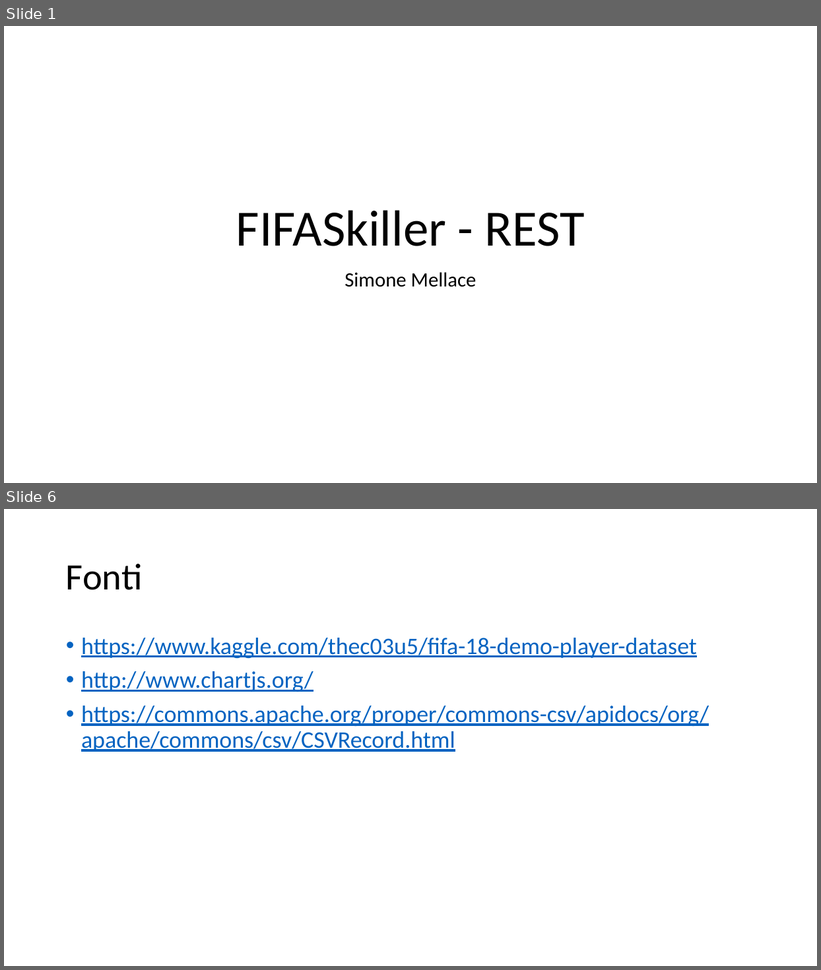
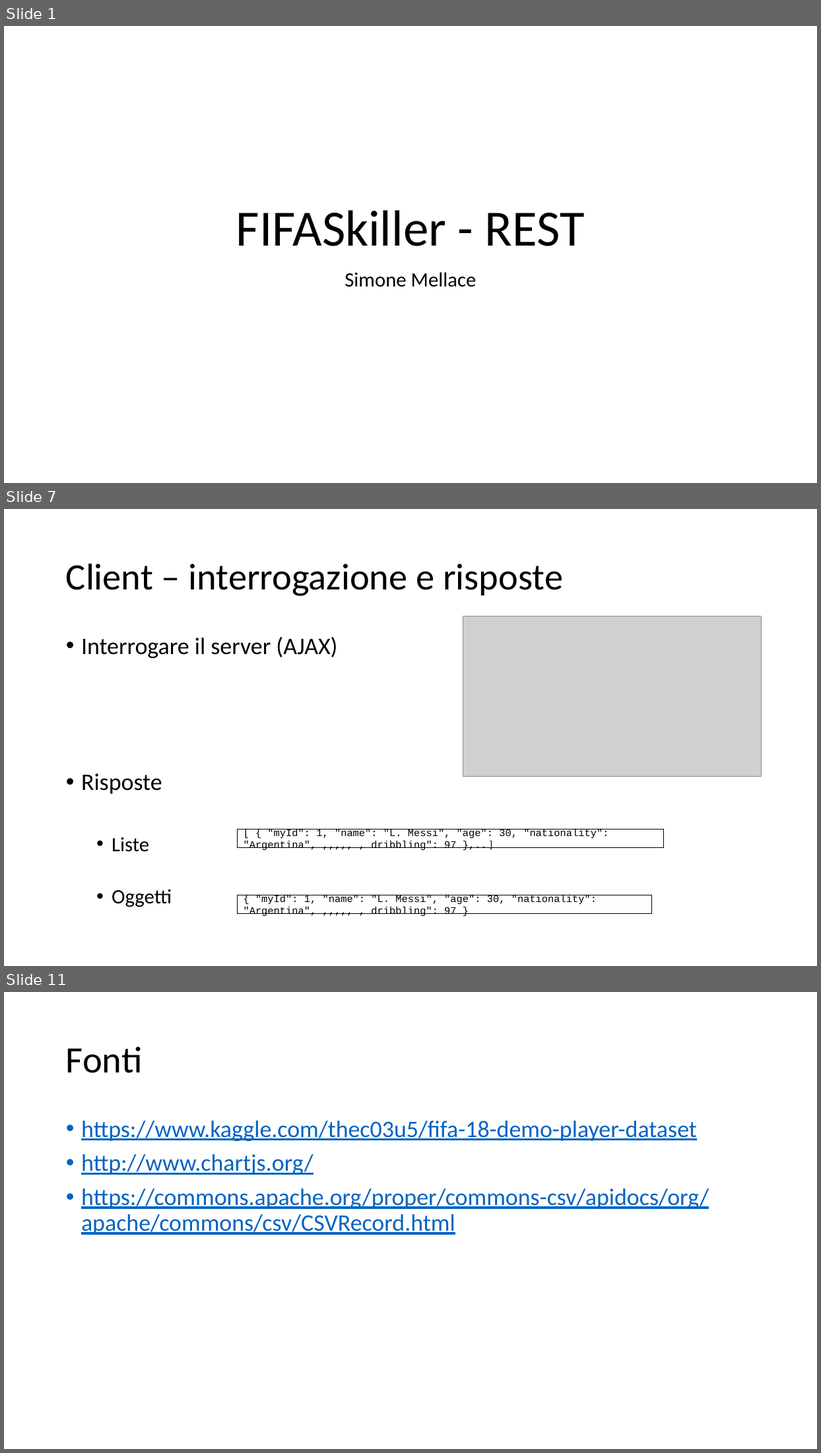
Before and after one commit to mellacsi/FIFA18Skiller, a slide deck: Applicazioni_Service_Oriented.pptx. Shown one above the other, each under a label of ours: slides 1 and 6 before the commit, slides 1, 7 and 11 after it; the slides between them are not shown. The pictures are 821x970 and 821x1453 pixels, drawn with LibreOffice and Linux fonts; fonts in the diff are those of the drawing; grey boxes stand for pictures. Boxes give left, top, right and bottom in pixels: in the first picture for what was removed or moved away, otherwise in the second. Text is boxed around its words. In the diff, an @@ line names an element or a change of style, - is before the commit and + after.

```diff
--- a/Applicazioni_Service_Oriented.pptx
+++ b/Applicazioni_Service_Oriented.pptx
@@ slide 7 added at [4,509,817,966], background #FFFFFF @@
@@ title added at [66,563,563,596], 44 pt, text #000000 @@
+Client – interrogazione e risposte
@@ picture added at [463,617,762,776] @@
@@ text added at [81,637,337,908], 28 pt, text #000000 @@
+• Interrogare il server (AJAX)
+• Risposte
+  • Liste
+  • Oggetti
@@ rectangle added at [237,829,664,848], outline #000000 0.75 pt, 12 pt, text #000000 @@
+[ { "myId": 1, "name": "L. Messi", "age": 30, "nationality": "Argentina", ,,,,, , dribbling": 97 },.. ]
@@ rectangle added at [237,895,652,914], outline #000000 0.75 pt, 12 pt, text #000000 @@
+{ "myId": 1, "name": "L. Messi", "age": 30, "nationality": "Argentina", ,,,,, , dribbling": 97 }
@@ what was slide 6 is now slide 11 @@
```
Also in this commit, not shown: 4 slides changed, 4 other slides added, 1 other file.
